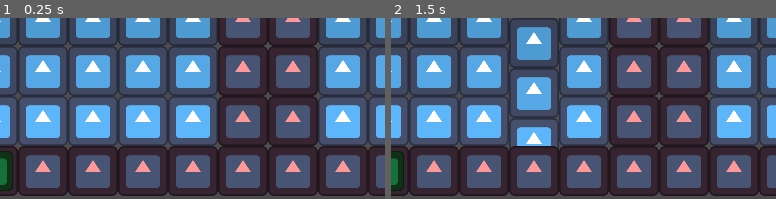
Above: before the commit, frames 1-2 (left to right).
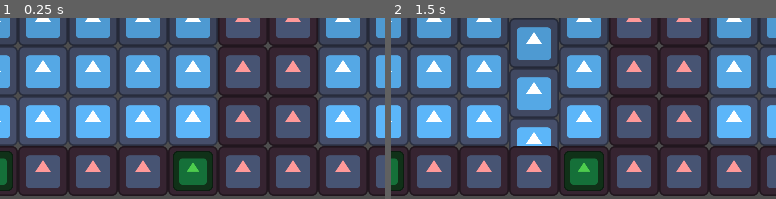
Above: after the commit, the same moments.

Repository: TyLanger/TileslidingTD
Game: Godot game, scene res://tile_grid/tile_grid.tscn
Two runs of this game, one before a commit and one after it. Both use one fixed random seed, a clock stepped at 60 frames per second and the inputs below. This scene is started directly instead of the project's main scene. The engine's default icon, where the game draws it, is replaced by a stand-in: a white triangle on a blue panel in a dark square.
Inputs (mouse positions are % of the whole screen's width and height, from its top left):
- Up to frame 1 (0.25 s): no input
- Up to frame 2 (1.5 s): tap Enter (ui_accept) at 0.5, 0.77, 1.25 s; move the mouse to (71, 48) at 0.52 s; click (71, 48) at 0.6 s; drag from (27, 60) to (43, 79) at 1.27 s
The pictures show only the part of the screen within x 11-61%, y 49-99%; the shares and areas given below are measured in that part.

The runs differ from the first frame. In frame 1, 2.3% of the frame differs, in the area x 44-56%, y 73-96%; in frame 2, 2.3%.
Error before the commit: Invalid access of index '9' on a base object of type: 'Array'. (res://tile_grid/tile_grid.gd:117)
Error after the commit: Invalid access of index '9' on a base object of type: 'Array'. (res://tile_grid/tile_grid.gd:119)

Commit message:
Tower Placement Resets and Failure
When you drop a tower over a conveyor belt, it snaps back to where it
started, even if it was over the opposite conveyor
If the tower is out of bounds when you drop, it is deleted

towers don't shoot while on the conveyor
They shoot when on a tile and when alone in their own scene. It felt like
a good design for testing in isolation which is something I've struggled
with before, but seems like Godot is well-positioned to handle with its
everything is a scene ethos

Diff:
--- a/tile_grid/arrow.tscn
+++ b/tile_grid/arrow.tscn
@@ -7,5 +7,6 @@
 script = ExtResource("1_kh8gf")
 
 [node name="Sprite2D" type="Sprite2D" parent="."]
+z_index = 1
 scale = Vector2(0.5, 0.2)
 texture = ExtResource("1_830wn")
--- a/tile_grid/tile_grid.gd
+++ b/tile_grid/tile_grid.gd
@@ -56,6 +56,7 @@
 		bot_tower_conveyor.append(ct2)
 	spawn_tower(5, 0)
 	spawn_tower(1, 6)
+	spawn_tower(5, 6)
 
 
 # Called every frame. 'delta' is the elapsed time since the previous frame.
@@ -101,16 +102,17 @@
 	var tower = tower_scene.instantiate()
 	tower.position = Vector2(offset + tile_width * x, offset + tile_width * y)
 	tower.modulate = Color(0.3, 0.8, 0.3)
+	tower.place_on_conveyor()
 	if(y==0):
 		var conveyor = ConveyorTower.new()
 		conveyor.exists = true
 		conveyor.tower = tower
-		top_tower_conveyor[4] = conveyor
+		top_tower_conveyor[x-1] = conveyor
 	elif(y==6):
 		var conveyor = ConveyorTower.new()
 		conveyor.exists = true
 		conveyor.tower = tower
-		bot_tower_conveyor[0] = conveyor
+		bot_tower_conveyor[x-1] = conveyor
 	add_child(tower)
 
 func move_towers(col_index):
@@ -127,15 +129,36 @@
 
 func drop_towers(col_index):
 
+	var top_tower_transfer = false
 	# add as a child to the tile you're over
 	if(top_tower_conveyor[col_index-1].exists):
 		var pos = top_tower_conveyor[col_index-1].tower.position
 		var index: int = (pos.y - (offset - (tile_width/2))) / tile_width
+		# over a tile
 		if(index>0 && index<6):
 			top_tower_conveyor[col_index-1].exists = false
 			top_tower_conveyor[col_index-1].tower.position = Vector2(0.0, 0.0)
+			top_tower_conveyor[col_index-1].tower.place_on_tile()
 			remove_child(top_tower_conveyor[col_index-1].tower)
 			grid[col_index][index].add_child(top_tower_conveyor[col_index-1].tower)
+		elif(index==0 || index==6):
+			# if over either conveyor, return home
+			# probably the easiest way to handle this
+			top_tower_conveyor[col_index-1].tower.position = Vector2(offset + tile_width * col_index, offset + tile_width * 0)
+		elif(index==6):
+			# need to do this after the bot tower has a chance to stick to a tile
+			#bot_tower_conveyor
+			top_tower_transfer = true
+		elif(index<0 || index>6):
+			top_tower_conveyor[col_index-1].exists = false
+			top_tower_conveyor[col_index-1].tower.queue_free()
+
+		# what to do when over a conveyor?
+		# place back on it probs
+		# what if another tower is there? Which one dies?
+		# you'd be moving both so they can't be on top of one another
+		# what to do when past the conveyors?
+		# delete it
 
 	var bot = bot_tower_conveyor[col_index-1]
 	if(bot.exists):
@@ -144,8 +167,20 @@
 		if(index>0 && index<6):
 			bot_tower_conveyor[col_index-1].exists = false
 			bot.tower.position = Vector2.ZERO
+			bot.tower.place_on_tile()
 			remove_child(bot.tower)
 			grid[col_index][index].add_child(bot.tower)
+		elif(index==6 || index==0):
+			bot_tower_conveyor[col_index-1].tower.position = Vector2(offset + tile_width * col_index, offset + tile_width * 6)
+		elif(index==0):
+			# swap conveyors
+			# if another tower exists on the other conveyor, it will either be out of bounds and deleted
+			# or on a tile by now
+			# or it was over top of an existing tower and I don't know what behaviour that has yet...
+			pass
+		elif(index<0 || index>6):
+			bot_tower_conveyor[col_index-1].exists = false
+			bot_tower_conveyor[col_index-1].tower.queue_free()
 
 func change_col(col_index):
 	for i in range(1,6):
--- a/tile_grid/tower.gd
+++ b/tile_grid/tower.gd
@@ -1,6 +1,8 @@
 extends Node2D
 
 @export var arrow_scene: PackedScene
+
+var is_on_conveyor = false
 
 # Called when the node enters the scene tree for the first time.
 func _ready():
@@ -14,7 +16,15 @@
 
 
 func _on_timer_timeout():
-	print("shoot")
-	var arrow = arrow_scene.instantiate()
-	#arrow.position = Vector2(30.0, 40.0)
-	add_child(arrow)
+	# don't shoot while on a conveyor
+	if(!is_on_conveyor):
+		print("shoot")
+		var arrow = arrow_scene.instantiate()
+		#arrow.position = Vector2(30.0, 40.0)
+		add_child(arrow)
+
+func place_on_tile():
+	is_on_conveyor = false
+
+func place_on_conveyor():
+	is_on_conveyor = true
--- a/tile_grid/tower.tscn
+++ b/tile_grid/tower.tscn
@@ -9,6 +9,7 @@
 arrow_scene = ExtResource("2_4sli6")
 
 [node name="Sprite2D" type="Sprite2D" parent="."]
+z_index = 1
 scale = Vector2(0.5, 0.5)
 texture = ExtResource("2_b12nj")
 
